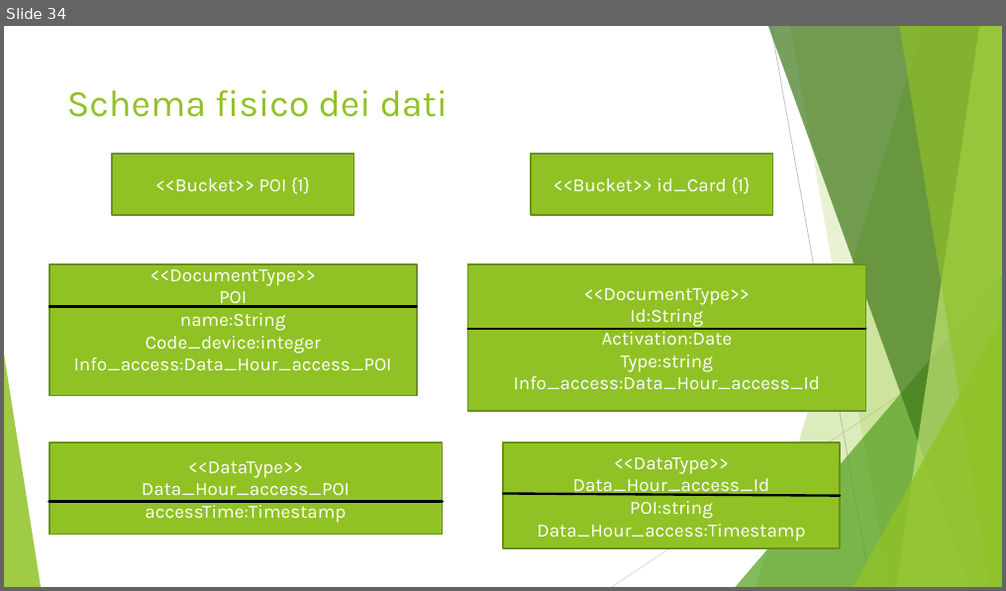
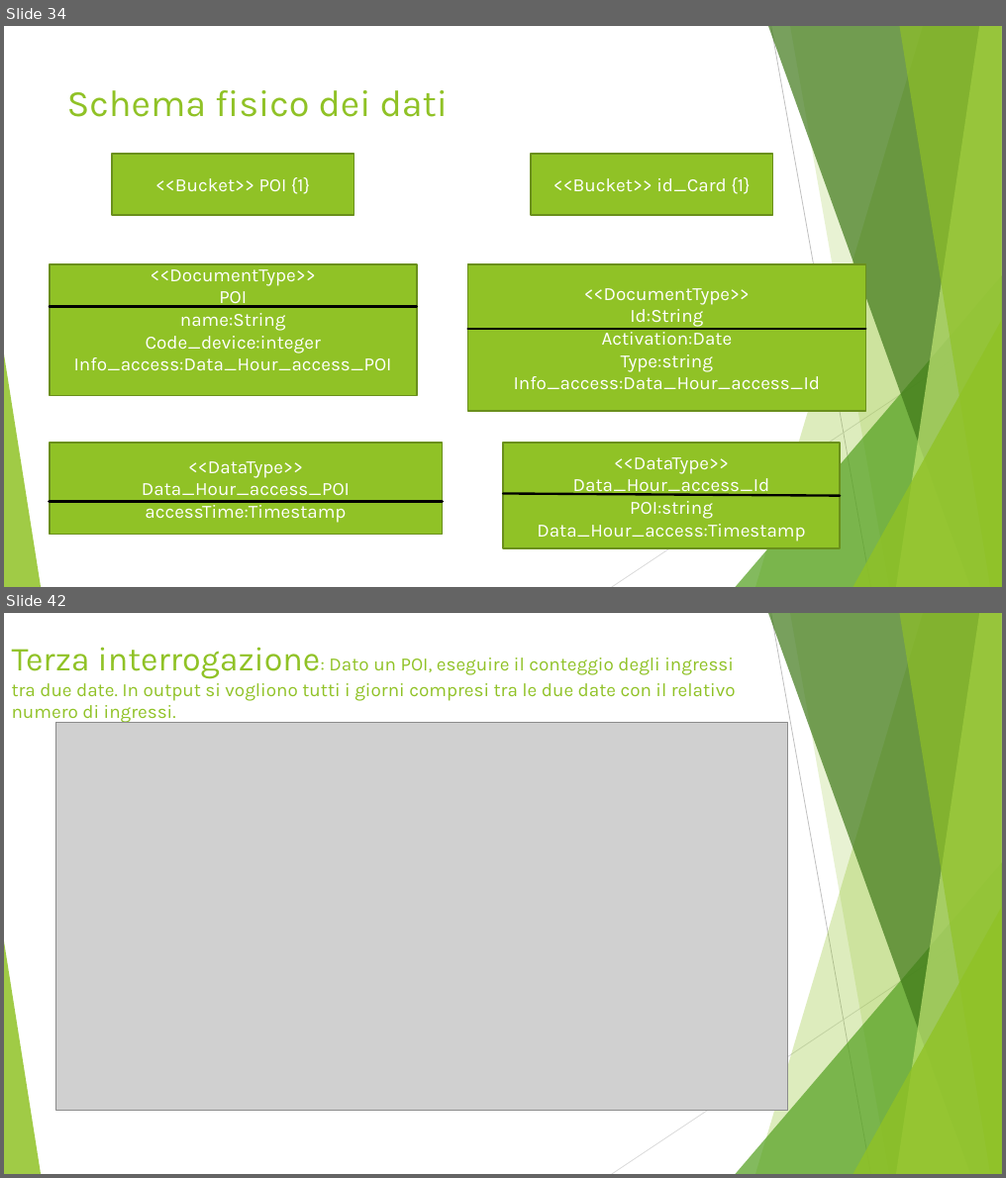
Before and after one commit to Buzzolan/VeronaCardMongoDB, a slide deck: Presentazione_progetto.pptx. Shown one above the other, each under a label of ours: slide 34 before the commit, slides 34 and 42 after it; the slides between them are not shown. The pictures are 1006x591 and 1006x1178 pixels, drawn with LibreOffice and Linux fonts; fonts in the diff are those of the drawing; grey boxes stand for pictures. Boxes give left, top, right and bottom in pixels: in the first picture for what was removed or moved away, otherwise in the second. Text is boxed around its words. In the diff, an @@ line names an element or a change of style, - is before the commit and + after.

```diff
--- a/Presentazione_progetto.pptx
+++ b/Presentazione_progetto.pptx
@@ slide 42 added at box(4, 613, 1002, 1174), background #FFFFFF; not listed: 10 template elements that a slide beside it also shows @@
@@ title added at box(12, 647, 736, 724), 18 pt, text #90C226 @@
+Terza interrogazione: Dato un POI, eseguire il conteggio degli ingressi tra due date. In output si vogliono tutti i giorni compresi tra le due date con il relativo numero di ingressi.
@@ picture added at box(55, 723, 788, 1111) @@
```
Also in this commit, not shown: 1 slide changed, 8 other slides added, 10 other files.
